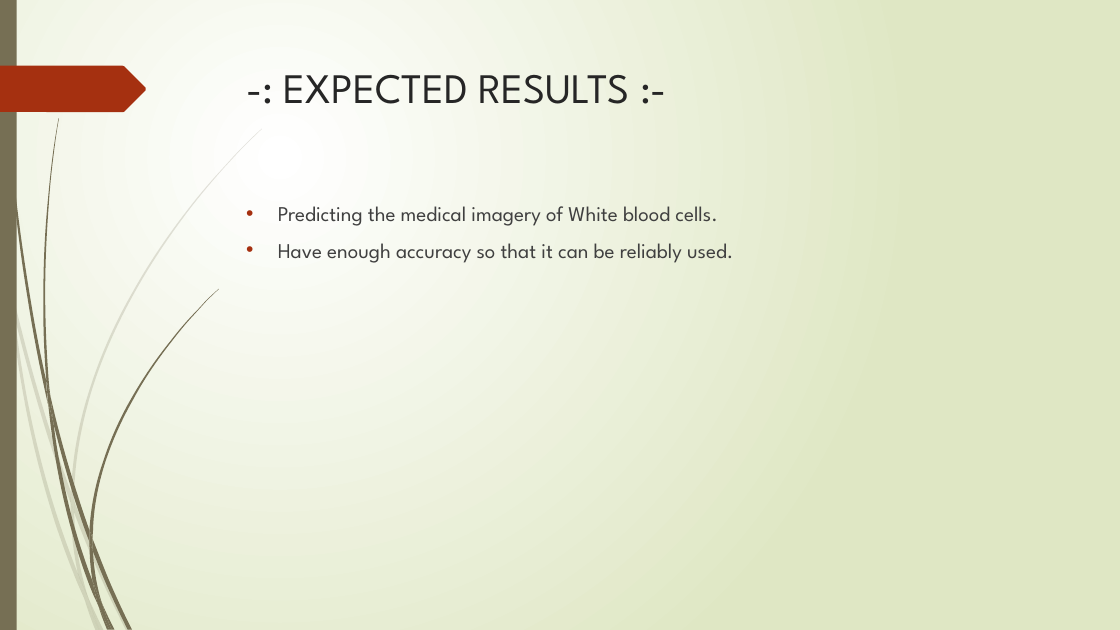
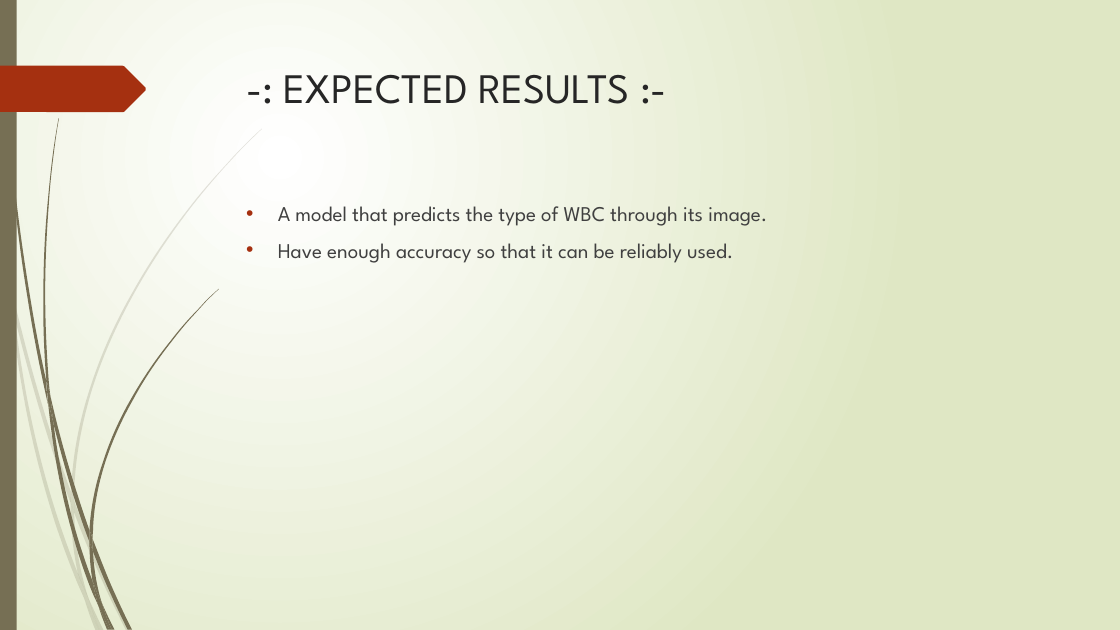
Before and after one commit to ShashankSaumya123/WBC-Classification, a slide deck: slide 5 of Presentation/Project proposal.pptx. Drawn at 1120x630 pixels with LibreOffice and Linux fonts; fonts in the diff are those of the drawing. Boxes give left, top, right and bottom in pixels: in the first picture for what was removed or moved away, otherwise in the second. Text is boxed around its words. In the diff, an @@ line names an element or a change of style, - is before the commit and + after.

```diff
--- a/Presentation/Project proposal.pptx
+++ b/Presentation/Project proposal.pptx
@@ text at [278, 206, 767, 226]: text changed @@
-• Predicting the medical imagery of White blood cells.
+• A model that predicts the type of WBC through its image.
```
Also in this commit, not shown: 1 other slide changed.
